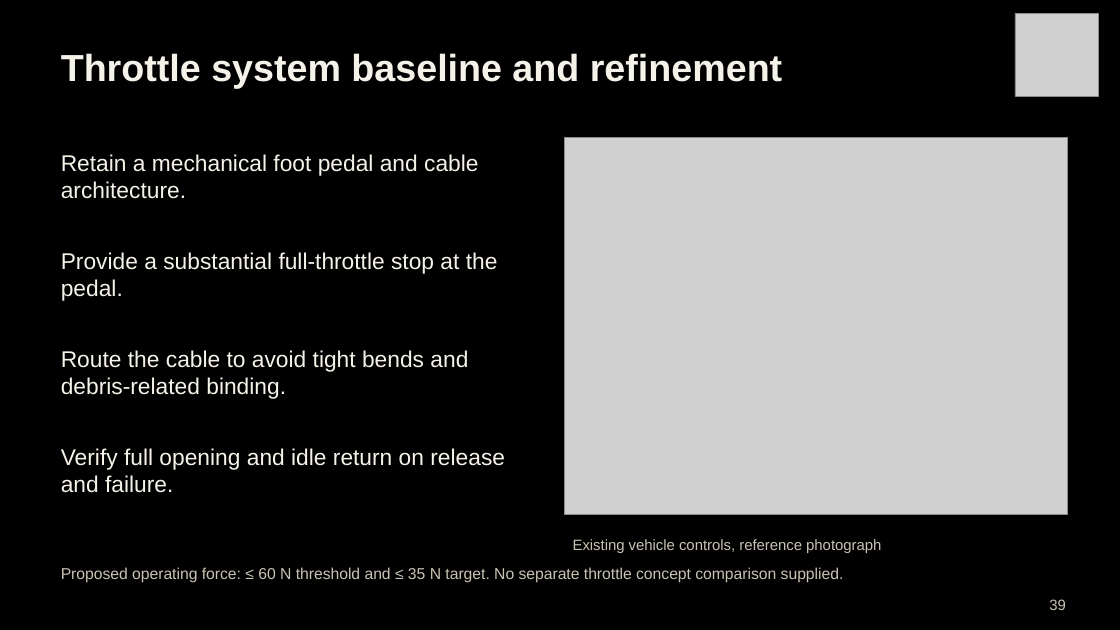
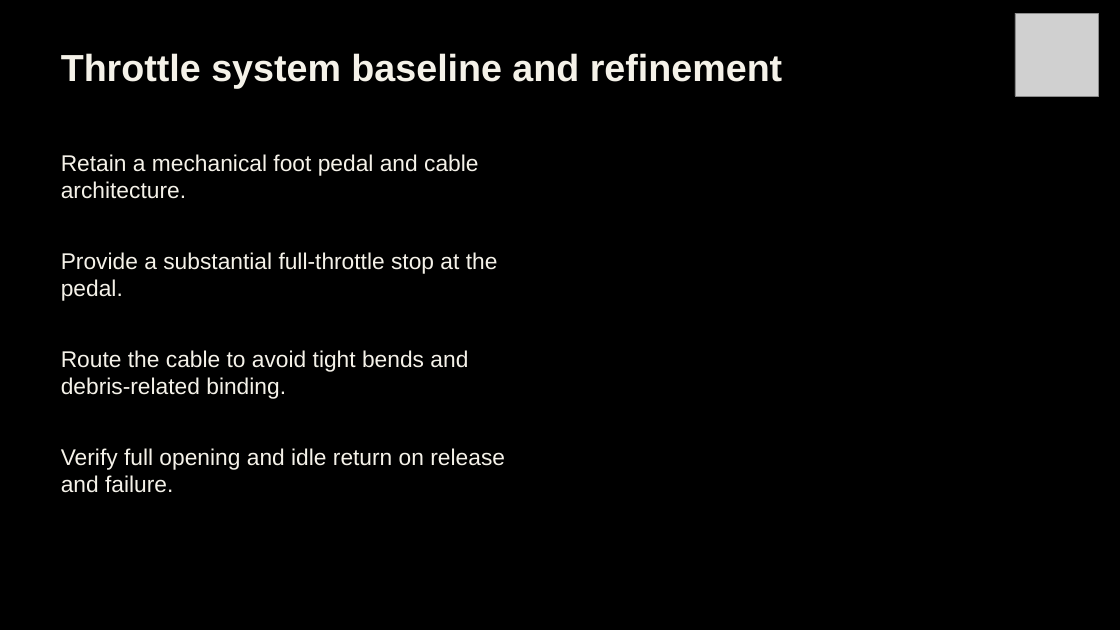
Before and after one commit to Polowater123/Aggie-Baja-Controls-The-A.B.C.-, a slide deck: slide 31 of PDR Draft.pptx (slide 39 before the commit). Drawn at 1120x630 pixels with LibreOffice and Linux fonts; fonts in the diff are those of the drawing; grey boxes stand for pictures. Boxes give left, top, right and bottom in pixels: in the first picture for what was removed or moved away, otherwise in the second. Text is boxed around its words. In the diff, an @@ line names an element or a change of style, - is before the commit and + after.

Commit message:
Update concept portfolio and PDR draft
This commit updates the concept portfolio and PDR draft PowerPoint files. The revisions reflect the latest presentation content and draft progress for the project.

```diff
--- a/PDR Draft.pptx
+++ b/PDR Draft.pptx
@@ picture removed at (565,137,1068,514) @@
@@ text removed at (573,539,881,553) @@
-Existing vehicle controls, reference photograph
@@ text removed at (61,567,844,583) @@
-Proposed operating force: ≤ 60 N threshold and ≤ 35 N target. No separate throttle concept comparison supplied.
@@ text removed at (1049,599,1066,610) @@
-39
```
Also in this commit, not shown: 37 other slides changed, 2 slides added, 15 slides removed, 1 other file.
